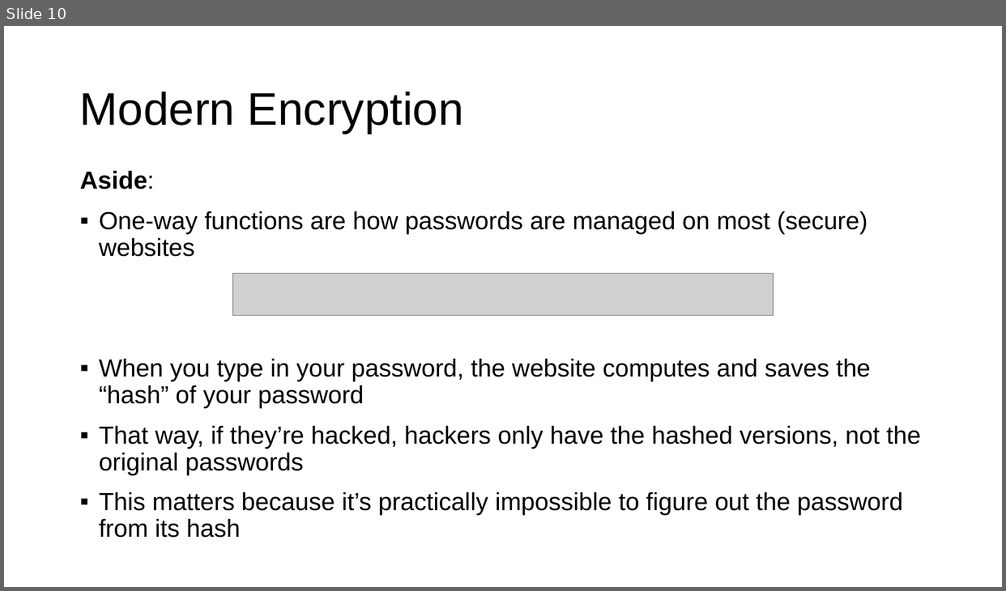
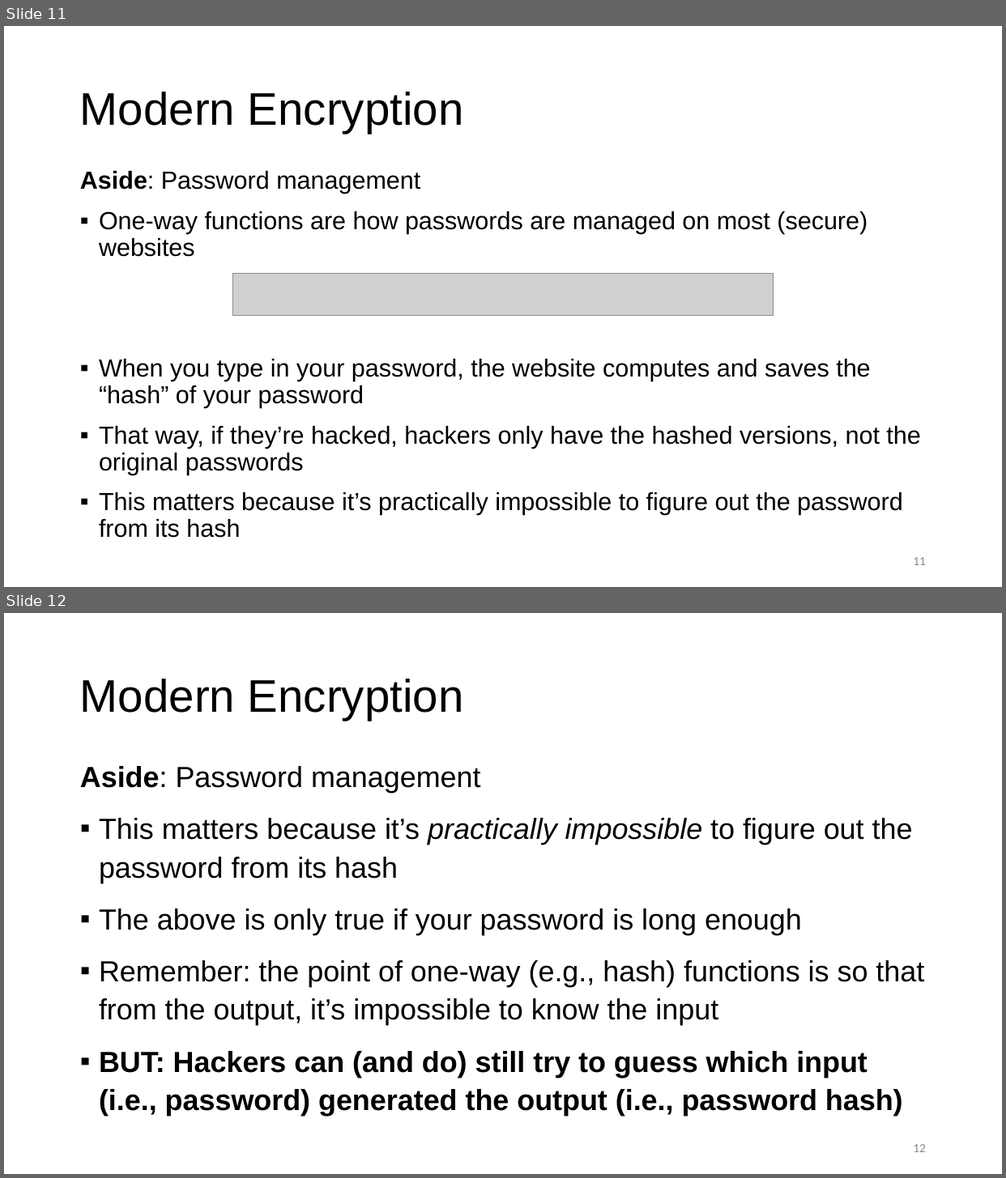
Before and after one commit to sarttiso/digital-security, a slide deck: digital_security_strikeU.pptx. Shown one above the other, each under a label of ours: slide 10 before the commit, slides 11 and 12 after it. The pictures are 1006x591 and 1006x1178 pixels, drawn with LibreOffice and Linux fonts; fonts in the diff are those of the drawing; grey boxes stand for pictures. Boxes give left, top, right and bottom in pixels: in the first picture for what was removed or moved away, otherwise in the second. Text is boxed around its words. In the diff, an @@ line names an element or a change of style, - is before the commit and + after.

```diff
--- a/digital_security_strikeU.pptx
+++ b/digital_security_strikeU.pptx
@@ slide 12 added at box(4, 613, 1002, 1174), background #FFFFFF @@
@@ title added at box(80, 679, 464, 720), 44 pt, text #000000 @@
+Modern Encryption
@@ text added at box(80, 766, 924, 1116), 28 pt, text #000000 @@
+Aside: Password management
+▪ This matters because it’s practically impossible to figure out the password from its hash
+▪ The above is only true if your password is long enough
+▪ Remember: the point of one-way (e.g., hash) functions is so that from the output, it’s impossible to know the input
+▪ BUT: Hackers can (and do) still try to guess which input (i.e., password) generated the output (i.e., password hash)
@@ page number added at box(913, 1144, 926, 1152), 12 pt, text #8C8C8C @@
+12
@@ what was slide 10 is now slide 11 @@
@@ slide 11 changed as well @@
@@ text at box(80, 171, 420, 194): text changed; bold off @@
-Aside:
+Aside: Password management
@@ page number added at box(913, 557, 926, 565), 12 pt, text #8C8C8C @@
+11
```
Also in this commit, not shown: 17 other slides changed, 10 other slides added, 1 slide removed, 8 other files.
